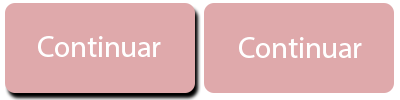
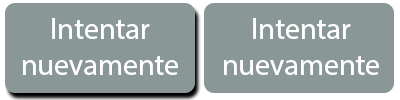
Before/after of a 400×100 layered artwork. What changed in the layer stack:
renamed "Continuar" to "Intentar nuevamente copy", painted on it over [223, 18, 379, 75]
painted on "Rounded Rectangle 1 copy" over [204, 3, 394, 93]
renamed "Continuar" to "Intentar nuevamente", painted on it over [22, 18, 178, 75]
painted on "Rounded Rectangle 1" over [5, 3, 195, 93]
